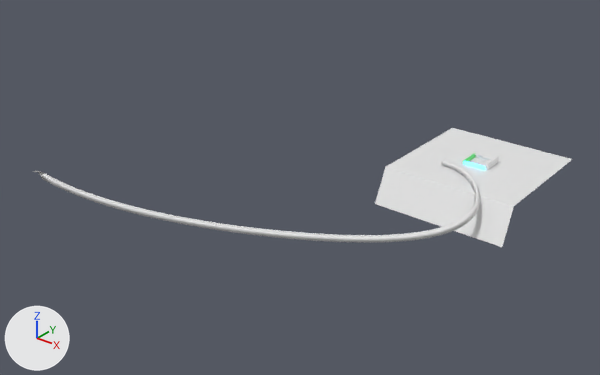
One commit to the glTF model assets/Platform.glb: the scene before it, then after it.
Both versions are drawn from a 50 mm lens placed at (221.0, -466.0, 223.0), pointed at (-94.0, -72.0, -21.0). Arrows for +X, +Y and +Z are at lower left; the lights stay in place. The first picture is the older version. Where no turn or scale is listed for an object, it has been applied to the vertices. Vertices at exactly the same position are counted once.
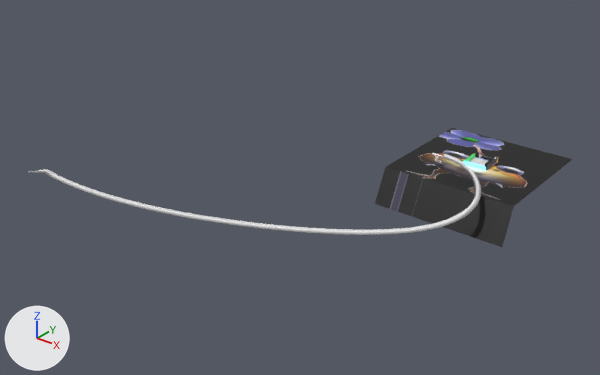
Pixel boxes (x1, y1, x2, y2) of what changed, in the pictures (600 x 375 px):
'Plane', recoloured (white to black): (375, 128, 572, 247) in both
'NurbsCurve.002', reshaped: before (33, 158, 480, 242); after (29, 154, 481, 235)
'Cube.002', recoloured: (485, 156, 499, 170) in both

The change in detail:
Picture 'bulbmin' (img_bulbmin) is new.
Material 'Material.003' (mat_material_003) is new.
Its texture is img_bulbmin.
me_cube_004 has 8 vertices, 12 faces and spans x -0.9..0.9, y -7.7..7.7, z -3.0..3.0.
me_cube_004 gains material mat_material_003 (picture img_bulbmin).
me_nurbscurve_002 is used by ob_nurbscurve_002; location (-4.8, -19.0, 1.4).
me_nurbscurve_002 had 288 vertices, 570 faces and spanned x -236.0..32.0, y -161.0..3.0, z -35.0..2.0.
me_nurbscurve_002 now has 288 vertices, 570 faces and spans x -237.0..32.0, y -165.0..3.0, z -30.0..5.0.
me_nurbscurve_002 part 1: 288 of 288 vertices moved; they spanned x -236.0..32.0, y -161.0..3.0, z -35.0..2.0 and now span x -237.0..32.0, y -165.0..3.0, z -30.0..5.0; mean shift (0.0, 0.0, 4.0).
me_plane has 6 vertices, 4 faces and spans x -45.3..47.0, y -57.7..44.1, z -21.2..0.0.
me_plane gains material mat_material_003 (picture img_bulbmin).
